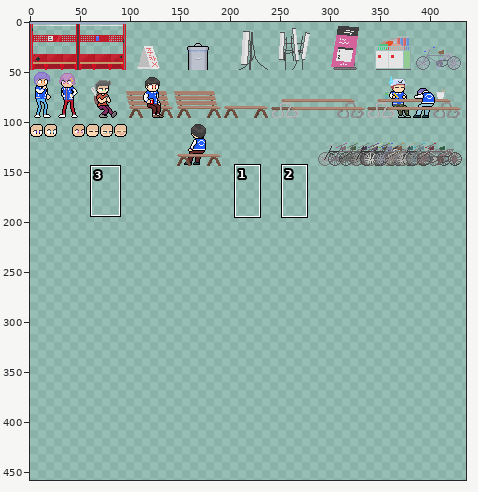
Edited in one commit: sprite sheet (Assets/Resources/GDP TileMap/Sprite_etc.png). The first picture is a wide view before the edit; the outline marks the close-up.
Close-up. The starting point:
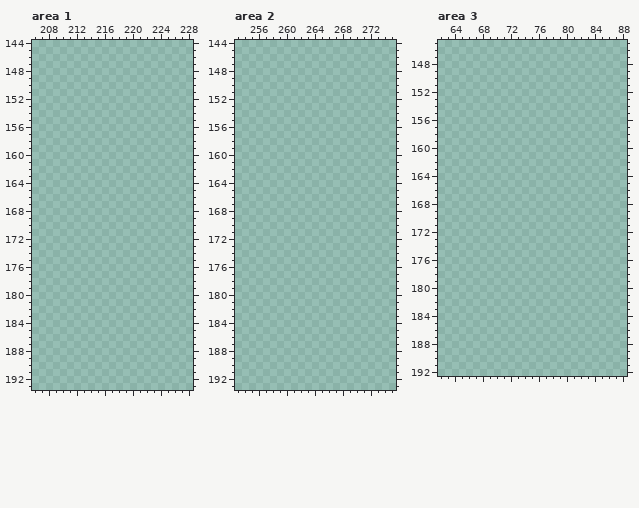
The file is 480x480 pixels. Colours within 5 levels of each other are drawn and written as one. Shown: area 1: x 206..228, y 144..193; area 2: x 253..275, y 144..193; area 3: x 62..88, y 145..192. The wide view leaves out empty margins. The commit also changed other parts of the picture, which this record leaves out.
Now the later version:
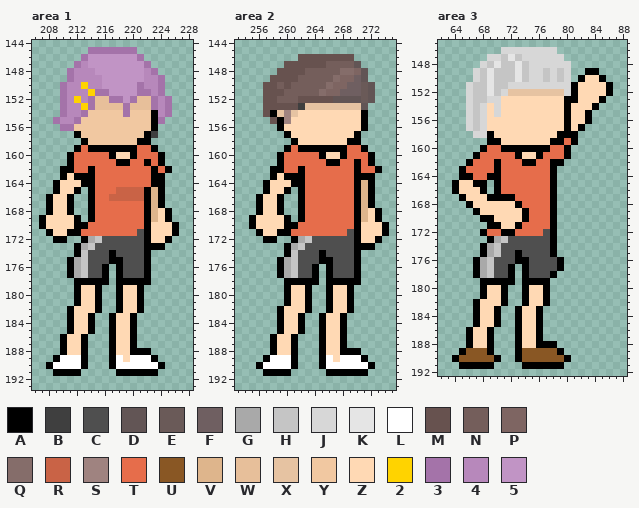
Palette (. is transparent): A #000000  B #3f3f3f  C #4f4f4f  D #625555  E #6a5a58  F #6f5f61  G #a9a9a9  H #c5c5c5  J #d7d7d7  K #e5e5e5  L #ffffff  M #67524f  N #745e5b  P #7e6562  Q #856d6a  R #c96346  S #9f8380  T #e66d4b  U #895724  V #deb58c  W #e7bf9a  X #e6c3a2  Y #f1c8a1  Z #ffd9b4  2 #ffd300  3 #a473a9  4 #b788bb  5 #c194c5
The edit:
--- area 1
@@ x 206..228 @@
 144 .......................
-145 .......................
-146 .......................
-147 .......................
-148 .......................
-149 .......................
-150 .......................
-151 .......................
-152 .......................
-153 .......................
-154 .......................
-155 .......................
-156 .......................
-157 .......................
-158 .......................
-159 .......................
-160 .......................
-161 .......................
-162 .......................
-163 .......................
-164 .......................
-165 .......................
-166 .......................
-167 .......................
-168 .......................
-169 .......................
-170 .......................
-171 .......................
-172 .......................
-173 .......................
-174 .......................
-175 .......................
-176 .......................
-177 .......................
-178 .......................
-179 .......................
-180 .......................
-181 .......................
-182 .......................
-183 .......................
-184 .......................
-185 .......................
-186 .......................
-187 .......................
-188 .......................
-189 .......................
-190 .......................
-191 .......................
+145 ........3333333........
+146 .......355555553.......
+147 ......34555555553......
+148 .....3444555555543.....
+149 .....34444555555443....
+150 ....344244555553443....
+151 ....344423355553343....
+152 ....34243WW3353WW343...
+153 ....34423WWWW3WWW343...
+154 ....3443YYYYY3YYYA43...
+155 ...3443YYYYYYYYYYA3....
+156 ....33YYYYYYYYYYYA.....
+157 ......AYYYYYYYYYAB.....
+158 .......AYYYYYYYAA......
+159 ......ATAAAAAAATTA.....
+160 .....ATTTTTAZZATTTA....
+161 .....ATTTTTTAATTATA....
+162 ....AATTATTTTTTTTATA...
+163 ....AZAAATTTTTTTTAA....
+164 ...AZZZAATTTTTTTTAA....
+165 ...AZZA.ATTTRRRRAVA....
+166 ..AZZA..ATTRRRRRAVA....
+167 ..AZZA..ATTTTTTTAVA....
+168 ..AZZA..ATTTTTTTAVZA...
+169 .AZZZZA.ATTTTTTTAVZA...
+170 .AZZZZAATTTTTTTTAZZZA..
+171 ..AZZAATTTTTTTTCAZZZA..
+172 ...AA..AGHCCCCCCAZZA...
+173 ......AGHCCCCCCCAAA....
+174 ......AHCCCACCCCA......
+175 .....AGHCCCAACCCA......
+176 .....AGHCCA.ACCCA......
+177 .....AGHCCA.ACCCA......
+178 ......AAAAA.AAAAA......
+179 ......AZZA..AZZA.......
+180 ......AZZA..AZZA.......
+181 ......AZZA..AZZA.......
+182 .....AZZZA..AZZA.......
+183 .....AZZA..AZZA........
+184 .....AZZA..AZZA........
+185 .....AZZA..AZZA........
+186 ....AZZA...AZZA........
+187 ....AZZA...AZZA........
+188 ....AZZA...AZZAAA......
+189 ...ALLLA...ALZLLLA.....
+190 ..ALLLLA...ALLLLLLA....
+191 ...AAAA.....AAAAAA.....
 192 .......................
--- area 2
@@ x 253..275 @@
 145 .......................
-146 .......................
-147 .......................
-148 .......................
-149 .......................
-150 .......................
-151 .......................
-152 .......................
-153 .......................
-154 .......................
-155 .......................
-156 .......................
-157 .......................
-158 .......................
-159 .......................
-160 .......................
-161 .......................
-162 .......................
-163 .......................
-164 .......................
-165 .......................
-166 .......................
-167 .......................
-168 .......................
-169 .......................
-170 .......................
-171 .......................
-172 .......................
-173 .......................
-174 .......................
-175 .......................
-176 .......................
-177 .......................
-178 .......................
-179 .......................
-180 .......................
-181 .......................
-182 .......................
-183 .......................
-184 .......................
-185 .......................
-186 .......................
-187 .......................
-188 .......................
-189 .......................
-190 .......................
-191 .......................
+146 .........MMMMMMMM......
+147 .......MMMMMMNNNND.....
+148 ......MMMMNNNNNQQPD....
+149 .....MMMMNNNNNQPPFD....
+150 ....MMNMNNNNNQPPFFED...
+151 ....MMMNNNNNQPPFFFED...
+152 ....MMNNNMMMMMDDDDED...
+153 ....MMMMMBXXXXXXXXD....
+154 ....MAXSXZZZZZZZZZA....
+155 .....MASZZZZZZZZZZA....
+156 ......AZZZZZZZZZZZA....
+157 .......AZZZZZZZZZA.....
+158 ........AZZZZZZZAA.....
+159 .......ATAAAAAAATTA....
+160 ......ATTTTTAZZATTTA...
+161 ......ATTTTTTAATTATA...
+162 .....AATTATTTTTTTATTA..
+163 .....AZAAATTTTTTTAAA...
+164 ....AZZZAATTTTTTTAVA...
+165 ....AZZA.ATTTTTTTAVA...
+166 ...AZZA..ATTTTTTTAVA...
+167 ...AZZA..ATTTTTTTAVA...
+168 ...AZZA..ATTTTTTTAVZA..
+169 ..AZZZZA.ATTTTTTTAVZA..
+170 ..AZZZZAATTTTTTTTAZZZA.
+171 ...AZZAATTTTTTTTCAZZZA.
+172 ....AA..AGHCCCCCCAZZA..
+173 .......AGHCCCCCCCAAA...
+174 .......AHCCCACCCCA.....
+175 ......AGHCCCAACCCA.....
+176 ......AGHCCA.ACCCA.....
+177 ......AGHCCA.ACCCA.....
+178 .......AAAAA.AAAAA.....
+179 .......AZZA..AZZA......
+180 .......AZZA..AZZA......
+181 .......AZZA..AZZA......
+182 ......AZZZA..AZZA......
+183 ......AZZA..AZZA.......
+184 ......AZZA..AZZA.......
+185 ......AZZA..AZZA.......
+186 .....AZZA...AZZA.......
+187 .....AZZA...AZZA.......
+188 .....AZZA...AZZAAA.....
+189 ....ALLLA...ALZLLLA....
+190 ...ALLLLA...ALLLLLLA...
+191 ....AAAA.....AAAAAA....
 192 .......................
--- area 3
@@ x 62..88 @@
 145 ...........................
-146 ...........................
-147 ...........................
-148 ...........................
-149 ...........................
-150 ...........................
-151 ...........................
-152 ...........................
-153 ...........................
-154 ...........................
-155 ...........................
-156 ...........................
-157 ...........................
-158 ...........................
-159 ...........................
-160 ...........................
-161 ...........................
-162 ...........................
-163 ...........................
-164 ...........................
-165 ...........................
-166 ...........................
-167 ...........................
-168 ...........................
-169 ...........................
-170 ...........................
-171 ...........................
-172 ...........................
-173 ...........................
-174 ...........................
-175 ...........................
-176 ...........................
-177 ...........................
-178 ...........................
-179 ...........................
-180 ...........................
-181 ...........................
-182 ...........................
-183 ...........................
-184 ...........................
-185 ...........................
-186 ...........................
-187 ...........................
-188 ...........................
-189 ...........................
-190 ...........................
-191 ...........................
+146 .........JJJJJJJJ..........
+147 .......JJHKHJJJJJJ.........
+148 ......JHKHHKHJJJJJJ........
+149 .....JHKHHHKHJJHJHJ..AA....
+150 .....JHKHHHKHJJHJHJ.AZZA...
+151 ....JHHKHHJJJJJJJJJAZZZZA..
+152 ....JHHKHJXXXXXXXXJAZZZZA..
+153 ....JHHJJZZZZZZZZZAAZZZA...
+154 ....JHJZJZZZZZZZZZAZZZA....
+155 ....JHJZJZZZZZZZZZAZZA.....
+156 ....JHJZZZZZZZZZZZAZZA.....
+157 ....JHJZZZZZZZZZZZAZA......
+158 .....JJAZZZZZZZZZAAA.......
+159 .......AAZZZZZZZAATA.......
+160 ......ATTAAAAAAATTA........
+161 .....ATTTTTAZZATTTA........
+162 ....ATTTATTTAATTAA.........
+163 ...ATTTTATTTTTTTA..........
+164 ...AATTAATTTTTTTA..........
+165 ..AZZAA.ATTTTTTTA..........
+166 ..AZZZA.ATTTTTTTA..........
+167 ...AZZZAAAATTTTTA..........
+168 ....AZZZZZZATTTTA..........
+169 .....AZZZZZZATTTA..........
+170 ......AAZZZZATTTA..........
+171 .......AAZZATTTTA..........
+172 ......ATTAATTTTCA..........
+173 .......AGHCCCCCCA..........
+174 ......AGHCCCCCCCA..........
+175 ......AGHCCACCCCA..........
+176 .....AGHCCCAACCCCA.........
+177 .....AGHCCA.ACCCCA.........
+178 .....AGHCCA.ACCCA..........
+179 ......AAAAA.AAAA...........
+180 ......AZZA..AZZA...........
+181 ......AZZA..AZZA...........
+182 .....AZZZA..AZZA...........
+183 .....AZZA..AZZA............
+184 .....AZZA..AZZA............
+185 .....AZZA..AZZA............
+186 ....AZZA...AZZA............
+187 ....AZZA...AZZA............
+188 ....AZZA...AZZAAA..........
+189 ...AUUUA...AUUUUUA.........
+190 ..AUUUUUA..AUUUUUUA........
+191 ...AAAAA....AAAAAA.........
 192 ...........................
